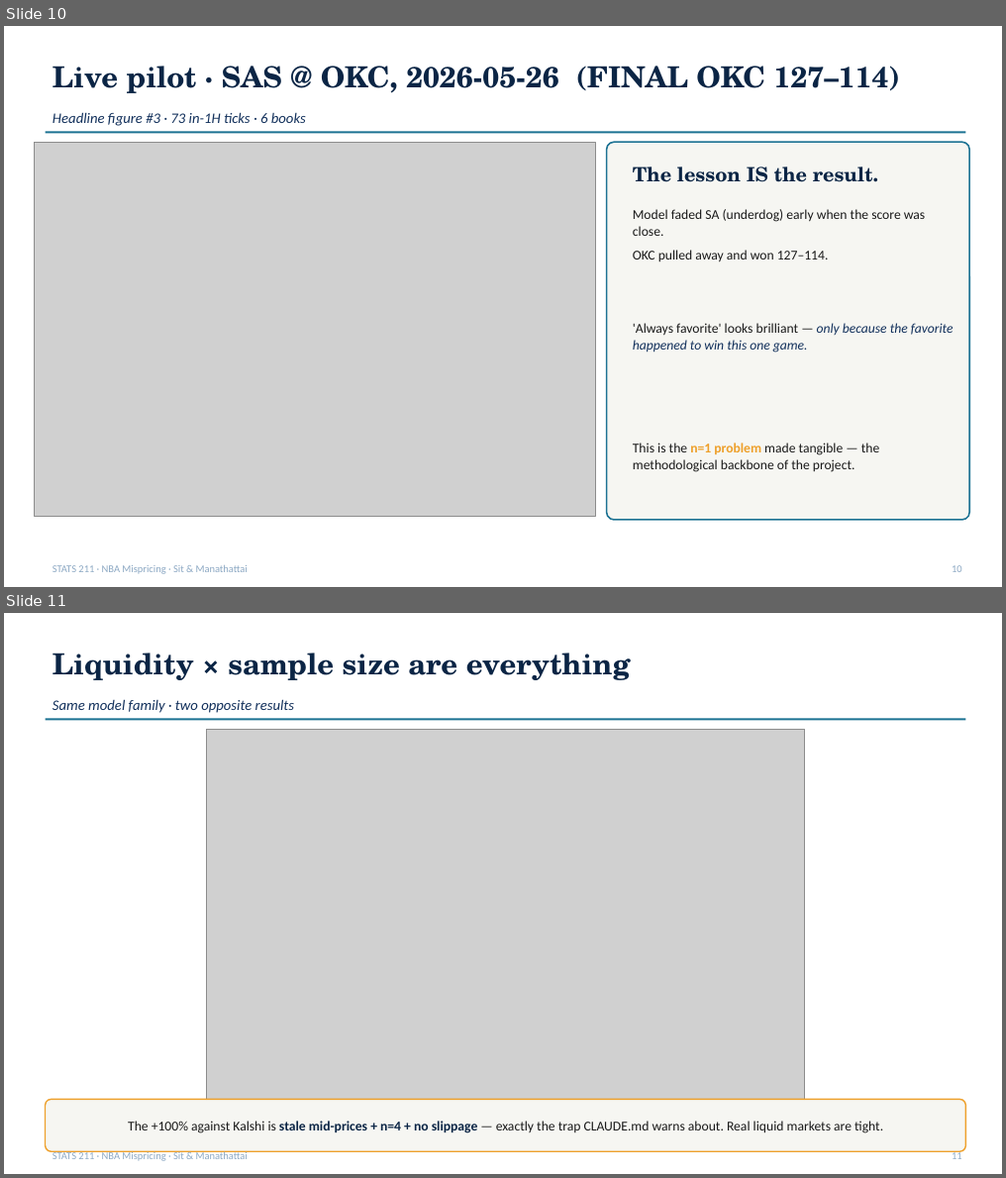
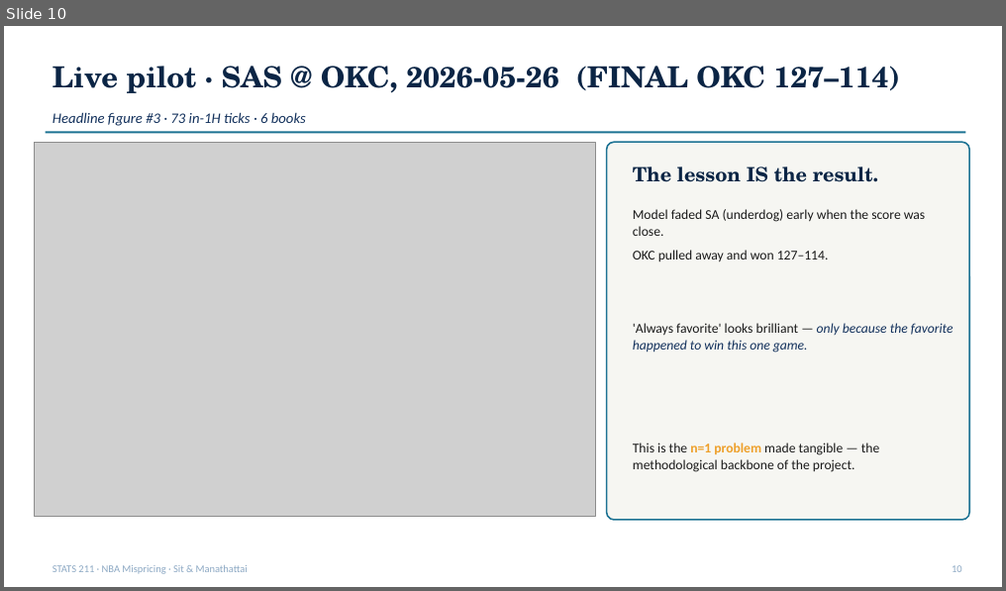
Before and after one commit to ivan-sit/live-nba-market-mispricing-detection, a slide deck: slides/final_deck.pptx. Shown one above the other, each under a label of ours: slides 10 and 11 before the commit, slide 10 after it. The pictures are 1006x1178 and 1006x591 pixels, drawn with LibreOffice and Linux fonts; fonts in the diff are those of the drawing; grey boxes stand for pictures. Boxes give left, top, right and bottom in pixels: in the first picture for what was removed or moved away, otherwise in the second. Text is boxed around its words. In the diff, an @@ line names an element or a change of style, - is before the commit and + after.

```diff
--- a/slides/final_deck.pptx
+++ b/slides/final_deck.pptx
@@ slide 11 removed at [4, 613, 1002, 1174], background #FFFFFF @@
@@ text removed at [53, 653, 631, 680] @@
-Liquidity × sample size are everything
@@ text removed at [53, 699, 294, 713] @@
-Same model family · two opposite results
@@ line removed from (46, 719) to (966, 719) @@
@@ picture removed at [206, 729, 805, 1103] @@
@@ rounded rectangle removed at [46, 1100, 966, 1152] @@
@@ text removed at [128, 1121, 883, 1134] @@
-The +100% against Kalshi is stale mid-prices + n=4 + no slippage — exactly the trap CLAUDE.md warns about. Real liquid markets are tight.
@@ text removed at [53, 1151, 248, 1161] @@
-STATS 211 · NBA Mispricing · Sit & Manathattai
@@ text removed at [951, 1151, 962, 1159] @@
-11
```
Also in this commit, not shown: 3 slides changed, 2 slides added, 1 other slide removed, 5 other files.
